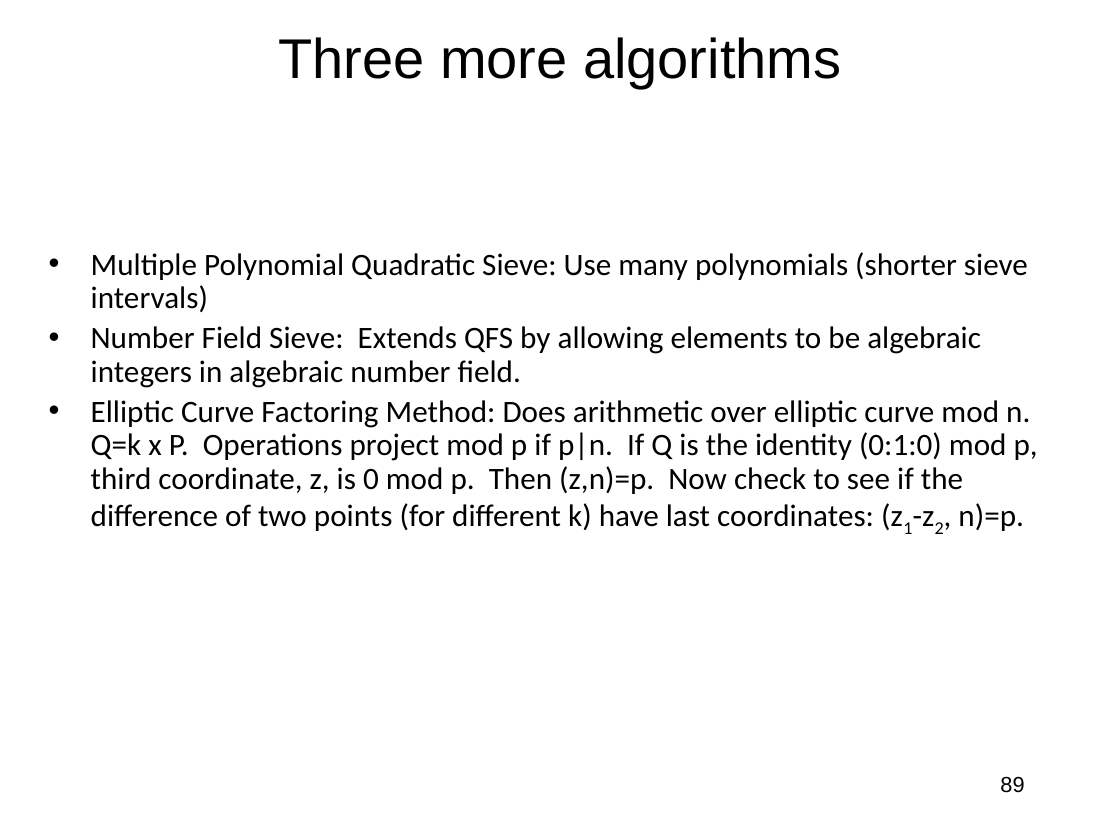
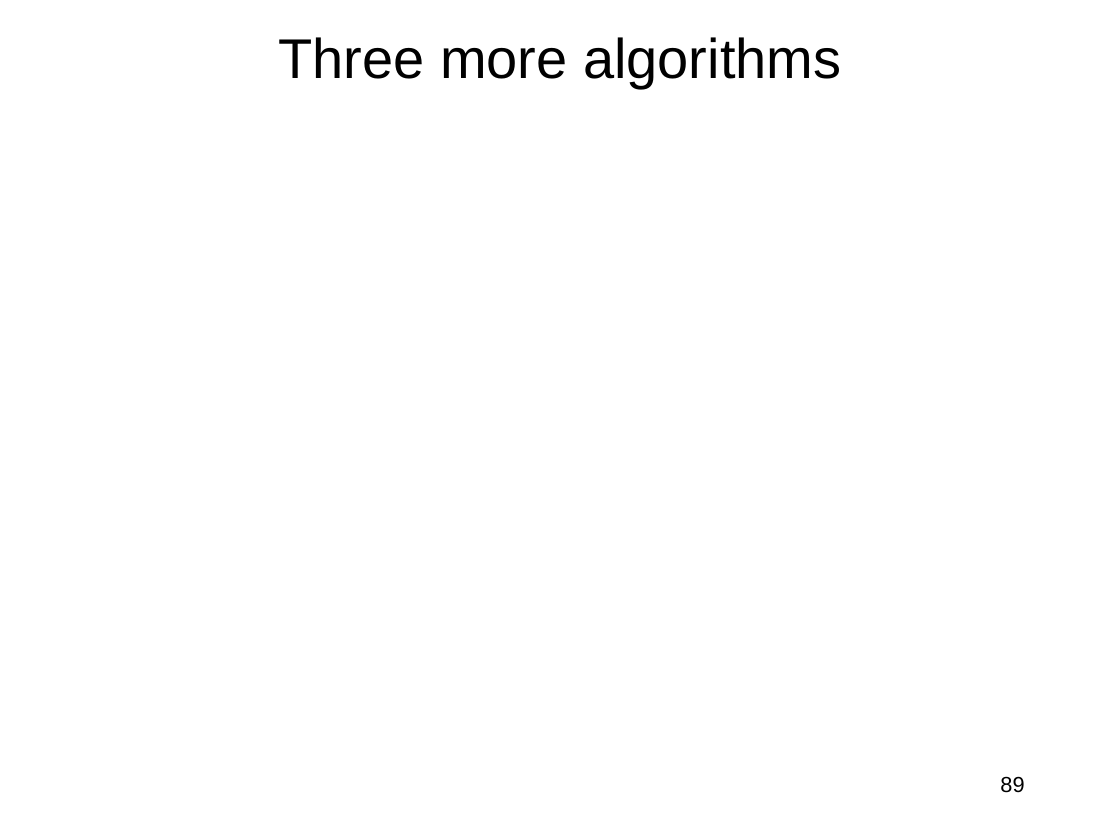
Before and after one commit to jlmucb/class_notes, a slide deck: slide 89 of BerkeleyClass/CS290Spring2013/Lectures/Cryptoclass7.pptx. Drawn at 1120x840 pixels with LibreOffice and Linux fonts; fonts in the diff are those of the drawing; grey boxes stand for pictures. Boxes give left, top, right and bottom in pixels: in the first picture for what was removed or moved away, otherwise in the second. Text is boxed around its words. In the diff, an @@ line names an element or a change of style, - is before the commit and + after.

```diff
--- a/BerkeleyClass/CS290Spring2013/Lectures/Cryptoclass7.pptx
+++ b/BerkeleyClass/CS290Spring2013/Lectures/Cryptoclass7.pptx
@@ text removed at bbox=[91, 252, 1038, 531] @@
-• Multiple Polynomial Quadratic Sieve: Use many polynomials (shorter sieve intervals)
-• Number Field Sieve: Extends QFS by allowing elements to be algebraic integers in algebraic number field.
-• Elliptic Curve Factoring Method: Does arithmetic over elliptic curve mod n. Q=k x P. Operations project mod p if p|n. If Q is the identity (0:1:0) mod p, third coordinate, z, is 0 mod p. Then (z,n)=p. Now check to see if the difference of two points (for different k) have last coordinates: (z1-z2, n)=p.
```
Also in this commit, not shown: 3 other slides changed, 1 other file.
